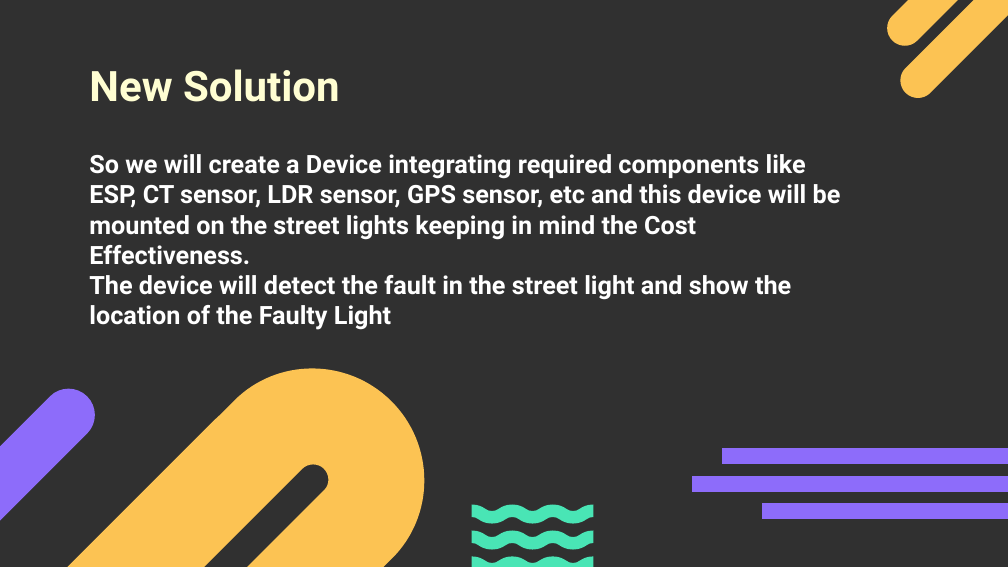
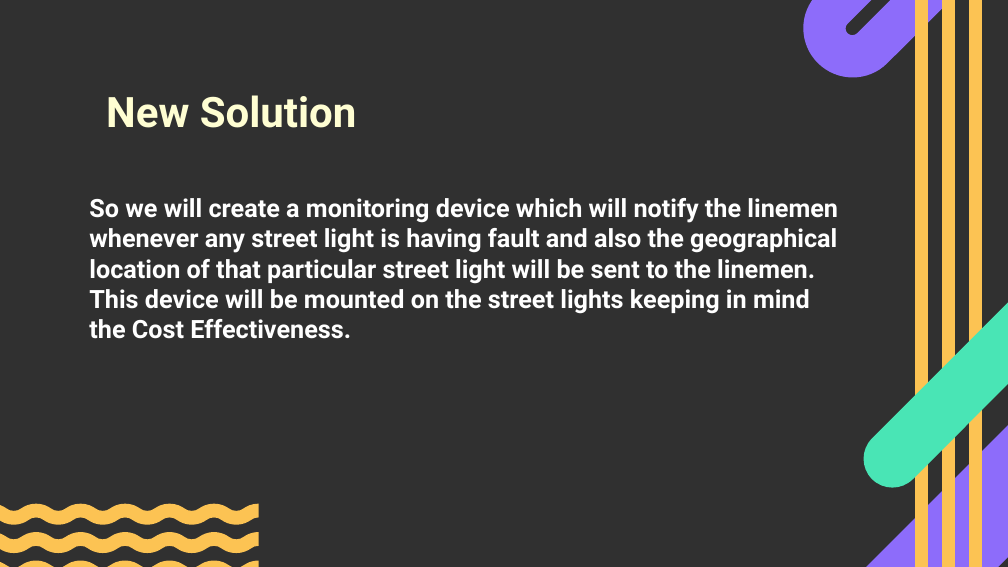
Before and after one commit to KalashShah19/SIH, a slide deck: slide 6 of Round 1/jainam.pptx. Drawn at 1008x567 pixels with LibreOffice and Linux fonts; fonts in the diff are those of the drawing. Boxes give left, top, right and bottom in pixels: in the first picture for what was removed or moved away, otherwise in the second. Text is boxed around its words. In the diff, an @@ line names an element or a change of style, - is before the commit and + after.

```diff
--- a/Round 1/jainam.pptx
+++ b/Round 1/jainam.pptx
@@ freeform shape added at box(803, 0, 1008, 78), fill #8D6CFA @@
@@ freeform shape removed at box(885, 0, 1008, 98) @@
@@ freeform shape added at box(915, 0, 928, 567), fill #FCC353 @@
@@ freeform shape added at box(942, 0, 956, 567), fill #FCC353 @@
@@ freeform shape added at box(970, 0, 983, 567), fill #FCC353 @@
@@ text "New Solution": place and size @@
-text "New Solution" at box(89, 69, 340, 102)
+text "New Solution" at box(106, 95, 357, 128)
@@ text removed at box(89, 154, 841, 300) @@
-So we will create a Device integrating required components like ESP, CT sensor, LDR sensor, GPS sensor, etc and this device will be mounted on the street lights keeping in mind the Cost Effectiveness.
-The device will detect the fault in the street light and show the location of the Faulty Light
@@ text added at box(89, 198, 838, 339), 18 pt, text #FFFFFF, bold @@
+So we will create a monitoring device which will notify the linemen whenever any street light is having fault and also the geographical location of that particular street light will be sent to the linemen.
+This device will be mounted on the street lights keeping in mind the Cost Effectiveness.
@@ freeform shape added at box(851, 200, 1008, 500), fill #49E5B5 @@
@@ freeform shape removed at box(0, 378, 106, 533) @@
@@ freeform shape removed at box(0, 369, 424, 567) @@
@@ freeform shape added at box(827, 396, 1008, 567), fill #8D6CFA @@
@@ freeform shape removed at box(723, 449, 1008, 465) @@
@@ freeform shape removed at box(693, 475, 1008, 491) @@
@@ freeform shape removed at box(472, 505, 594, 524) @@
@@ freeform shape removed at box(762, 502, 1008, 519) @@
@@ freeform shape removed at box(472, 530, 594, 549) @@
@@ group added at box(0, 504, 258, 567): 6 freeform shapes @@
@@ freeform shape removed at box(472, 556, 594, 567) @@
```
Also in this commit, not shown: 3 other slides changed.
